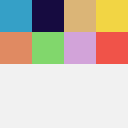
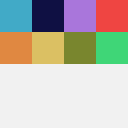
Two versions of the same layered image (128x128). Layer-by-layer changes:
painted on "Rectangle 1" (1st of 8, in "Artboard 1") over [96, 32, 128, 64]
painted on "Rectangle 1" (2nd of 8, in "Artboard 1") over [64, 32, 96, 64]
painted on "Rectangle 1" (3rd of 8, in "Artboard 1") over [32, 32, 64, 64]
painted on "Rectangle 1" (4th of 8, in "Artboard 1") over [0, 32, 32, 64]
painted on "Rectangle 1" (5th of 8, in "Artboard 1") over [96, 0, 128, 32]
painted on "Rectangle 1" (6th of 8, in "Artboard 1") over [64, 0, 96, 32]
painted on "Rectangle 1" (7th of 8, in "Artboard 1") over [32, 0, 64, 32]
painted on "Rectangle 1" (8th of 8, in "Artboard 1") over [0, 0, 32, 32]
